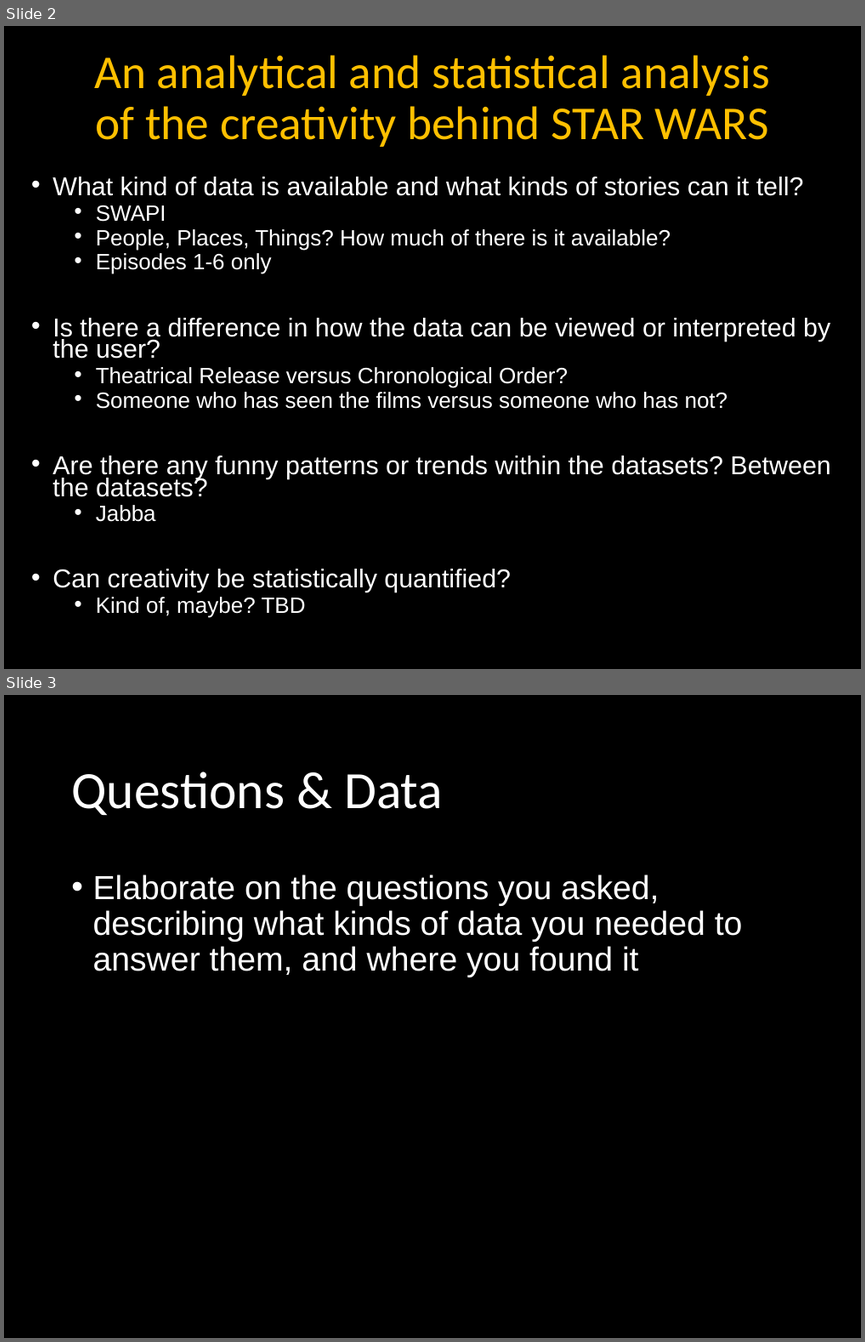
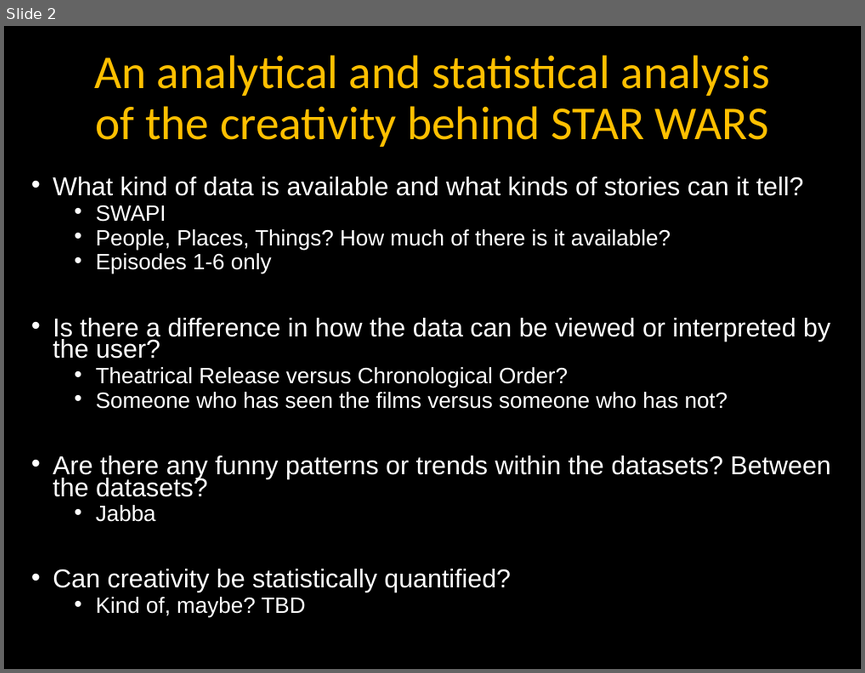
Before and after one commit to rkirsten88/Project1_RutgersBootCamp, a slide deck: STAR_WARS/Presentation.pptx. Shown one above the other, each under a label of ours: slides 2 and 3 before the commit, slide 2 after it. The pictures are 865x1342 and 865x673 pixels, drawn with LibreOffice and Linux fonts; fonts in the diff are those of the drawing; background and template pictures are left out. Boxes give left, top, right and bottom in pixels: in the first picture for what was removed or moved away, otherwise in the second. Text is boxed around its words. In the diff, an @@ line names an element or a change of style, - is before the commit and + after.

```diff
--- a/STAR_WARS/Presentation.pptx
+++ b/STAR_WARS/Presentation.pptx
@@ slide 3 removed at (4, 695, 861, 1338), background picture (left out) @@
@@ title removed at (71, 771, 443, 815) @@
-Questions & Data
@@ text removed at (93, 874, 743, 977) @@
-• Elaborate on the questions you asked, describing what kinds of data you needed to answer them, and where you found it
```
Also in this commit, not shown: 4 slides changed, 5 slides added, 6 other slides removed, 6 other files.
